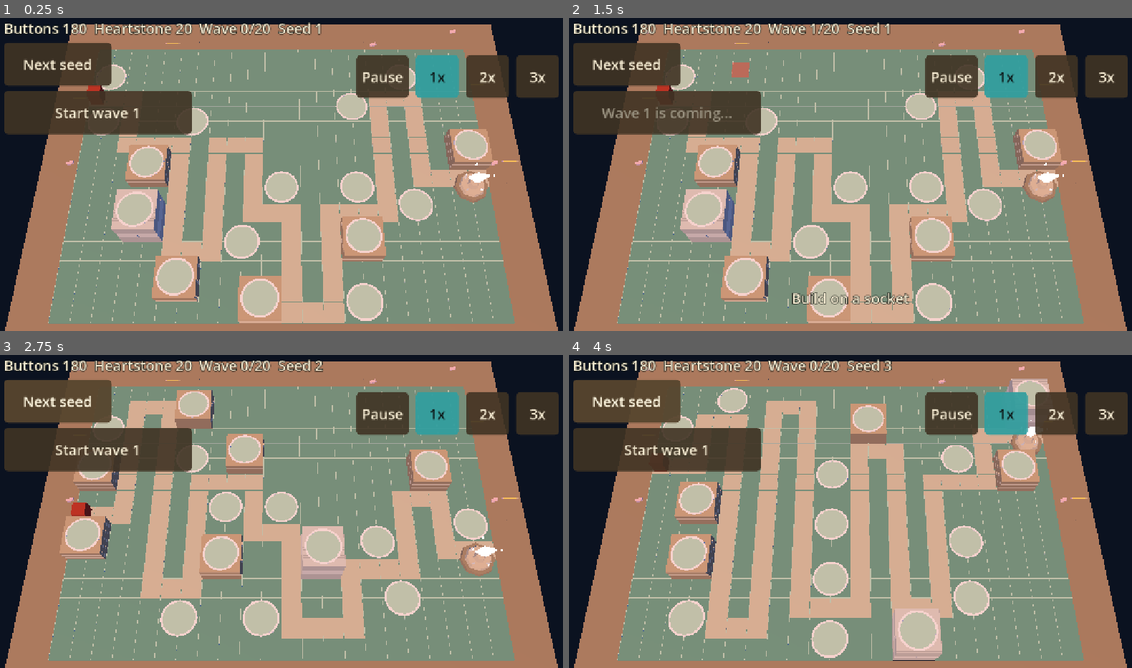
Above: before the commit, frames 1-4 (two rows, left to right).
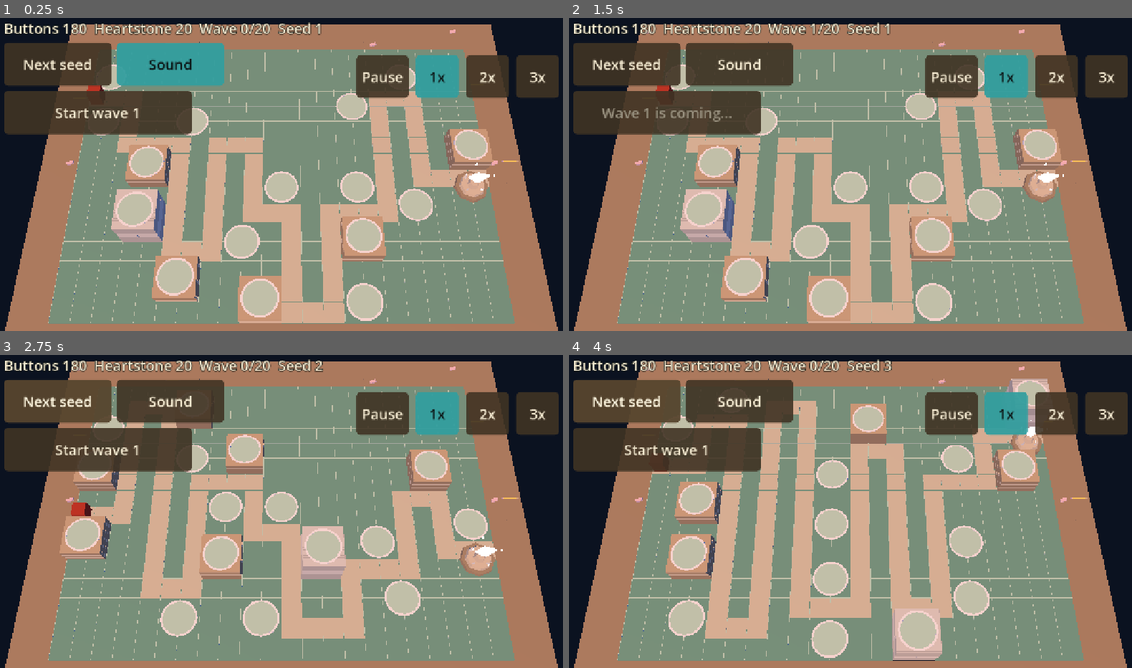
Above: after the commit, the same moments.

Repository: juanpalopez/psychic-bassoon
Game: Godot game, scene res://main.tscn
The game is run twice, just before and just after one commit, with the same random seed, the same clock (stepped at 60 frames per second) and the same inputs.
Inputs (mouse positions are in pixels of both pictures, inside the frame that each line leads up to):
- Up to frame 1 (0.25 s): no input
- Up to frame 2 (1.5 s): click (737, 64) at 0.5 s, where only the run after the commit has a clickable "Sound"; click "Start wave 1" at 1.25 s
- Up to frame 3 (2.75 s): click "Next seed" at 2 s
- Up to frame 4 (4 s): click "Start wave 1" at 2.75 s; click "Next seed" at 3.5 s

The runs differ from the first frame. In frame 1, 2.6% of the frame differs, in the area x 20-40%, y 8-22%; in frame 2, 3.0%, in the area x 20-61%, y 8-92%; in frame 3, 2.6%; in frame 4, 2.6%.

Commit message:
feat(render): play the owner's music and sound effects after the first tap
An audio adapter plays the planning, wave and boss tunes by game state and
a sound per event (tower fire per type, build, sell, kill, leak, rejection).
Nothing starts before the first press; a Sound button mutes. The wavs are
converted to ogg to stay in the download budget.

Closes #249

Co-Authored-By: Claude Sonnet 5.5 <noreply@anthropic.com>
Claude-Session: https://claude.ai/code/session_013kCD1gD2mF2bzJQYitQCV3

Diff:
--- a/godot/main.gd
+++ b/godot/main.gd
@@ -23,6 +23,7 @@
 var _gestures := Gestures.new()
 var _fingers := TouchFingers.new()
 var _speed := GameSpeed.new()
+var _audio := AudioPlayer.new()
 
 @onready var _board: Board = $Board
 @onready var _rig: CameraRig = $CameraRig
@@ -41,11 +42,14 @@
 @onready var _panel: TowerPanel = $Hud/TowerPanel
 @onready var _ring: RangeRing = $RangeRing
 @onready var _next_seed: Button = $Hud/NextSeed
+@onready var _sound: Button = $Hud/Sound
 
 
 func _ready() -> void:
 	var from_url: Variant = _seed_from_url()
 	_start(from_url if from_url is int else _board.map_seed)
+	add_child(_audio)
+	_sound.toggled.connect(func(on: bool) -> void: _audio.set_muted(not on))
 	_next_seed.pressed.connect(func() -> void: _start(_game.seed + 1))
 	_menu.tower_chosen.connect(_on_tower_chosen)
 	_speed_bar.speed_chosen.connect(_on_speed_chosen)
@@ -73,6 +77,7 @@
 	if ticks_speed > 0:
 		_shots.update(delta)
 	_shots.show_beams(_game, _board.surface_height)
+	_audio.set_music(SoundMap.music_for(_game))
 	_update_launch_button()
 	_menu.set_buttons(_game.buttons)
 	_refresh_panel()
@@ -129,6 +134,12 @@
 ## acts on a pointer it saw go down), so letting go over the menu cannot leave a
 ## finger stuck in the tracker.
 func _input(event: InputEvent) -> void:
+	# the first press of any kind (board or button) lets audio start: browsers block it before
+	if (
+		(event is InputEventMouseButton and (event as InputEventMouseButton).pressed)
+		or (event is InputEventScreenTouch and (event as InputEventScreenTouch).pressed)
+	):
+		_audio.unlock()
 	if event is InputEventMouseButton:
 		var button := event as InputEventMouseButton
 		if button.button_index == MOUSE_BUTTON_LEFT and not button.pressed:
@@ -289,6 +300,7 @@
 ## Reads what the tick reported: a refused command becomes a short message.
 func _after_tick(game: GameState) -> void:
 	for event in game.events:
+		_audio.play_sfx(SoundMap.sfx_for(event, game))
 		if event.kind == GameEvent.Kind.COMMAND_REJECTED:
 			_show_message(RejectText.of(event.reason))
 		elif event.kind == GameEvent.Kind.TOWER_FIRED:
--- a/godot/main.tscn
+++ b/godot/main.tscn
@@ -68,6 +68,17 @@
 offset_right = 260.0
 offset_bottom = 172.0
 text = "Next seed"
+
+[node name="Sound" type="Button" parent="Hud"]
+theme = ExtResource("10_theme")
+custom_minimum_size = Vector2(240, 96)
+offset_left = 272.0
+offset_top = 76.0
+offset_right = 512.0
+offset_bottom = 172.0
+toggle_mode = true
+button_pressed = true
+text = "Sound"
 
 [node name="LaunchWave" type="Button" parent="Hud"]
 theme = ExtResource("10_theme")
--- /dev/null
+++ b/godot/render/audio_player.gd
@@ -0,0 +1,101 @@
+## Plays the music and sound effects it is told to. Browsers block audio before the
+## first tap, so nothing starts until `unlock` (called on the first press); music asked
+## for before that starts then. It never reads the game; the scene feeds it.
+class_name AudioPlayer
+extends Node
+
+const DIRECTORY := "res://assets/audio/"
+const SFX_VOICES := 8
+## The same effect inside this many milliseconds plays once (a crowd of kills is one snap).
+const SFX_MIN_GAP_MSEC := 60
+const MUSIC_VOLUME_DB := -8.0
+
+var _unlocked := false
+var _muted := false
+var _music_key := ""
+var _sfx_count := 0
+var _music: AudioStreamPlayer
+var _voices: Array[AudioStreamPlayer] = []
+var _next_voice := 0
+var _last_msec := {}
+
+
+func _ready() -> void:
+	_music = AudioStreamPlayer.new()
+	_music.volume_db = MUSIC_VOLUME_DB
+	add_child(_music)
+	for i in SFX_VOICES:
+		var voice := AudioStreamPlayer.new()
+		add_child(voice)
+		_voices.append(voice)
+
+
+func unlock() -> void:
+	if _unlocked:
+		return
+	_unlocked = true
+	_apply_music()
+
+
+func is_unlocked() -> bool:
+	return _unlocked
+
+
+func set_muted(value: bool) -> void:
+	_muted = value
+	if _music != null:
+		_music.stream_paused = value
+
+
+func is_muted() -> bool:
+	return _muted
+
+
+## How many effects started (the throttled and muted ones do not count).
+func sfx_played() -> int:
+	return _sfx_count
+
+
+## The music key playing now, or "" before the first tap.
+func playing_music() -> String:
+	return _music_key if _unlocked else ""
+
+
+func set_music(key: String) -> void:
+	if key == _music_key:
+		return
+	_music_key = key
+	_apply_music()
+
+
+func play_sfx(key: String) -> void:
+	if not _unlocked or _muted or key == "":
+		return
+	var now := Time.get_ticks_msec()
+	if _last_msec.has(key) and now - int(_last_msec[key]) < SFX_MIN_GAP_MSEC:
+		return
+	_last_msec[key] = now
+	var stream := _load("sfx/sfx_" + key)
+	if stream == null:
+		return
+	_sfx_count += 1
+	var voice := _voices[_next_voice]
+	_next_voice = (_next_voice + 1) % _voices.size()
+	voice.stream = stream
+	voice.play()
+
+
+func _apply_music() -> void:
+	if not _unlocked or _music_key == "":
+		return
+	var stream := _load("music/music_" + _music_key)
+	if stream is AudioStreamOggVorbis:
+		(stream as AudioStreamOggVorbis).loop = true
+	_music.stream = stream
+	_music.stream_paused = _muted
+	if stream != null:
+		_music.play()
+
+
+func _load(name: String) -> AudioStream:
+	return load(DIRECTORY + name + ".ogg") as AudioStream
--- /dev/null
+++ b/godot/render/sound_map.gd
@@ -0,0 +1,58 @@
+## Which sound a game event or the game's state calls for. Pure mapping: it reads, it
+## never plays.
+class_name SoundMap
+extends RefCounted
+
+const WAVES := preload("res://content/waves.gd")
+## Sound effect keys (`assets/audio/sfx/sfx_<key>.ogg`).
+const SFX_KEYS: Array[String] = [
+	"scissor_snap",
+	"twang_spool_guard",
+	"twang_thimble_mortar",
+	"glass_chime_prism",
+	"stamp_ui_confirm",
+	"paper_tear",
+	"paper_tear_short",
+	"metal_snap",
+	"cardstock_fold",
+	"thimble_clink",
+	"stamp_thud_boss_step",
+]
+## Music keys (`assets/audio/music/music_<name>.ogg`).
+const MUSIC_FILES: Array[String] = ["tier1_planning", "tier2_wave", "tier3_boss"]
+const FIRE_SOUNDS := {
+	"spoolGuard": "twang_spool_guard",
+	"thimbleMortar": "twang_thimble_mortar",
+	"prismSpire": "glass_chime_prism",
+}
+const EVENT_SOUNDS := {
+	GameEvent.Kind.TOWER_BUILT: "stamp_ui_confirm",
+	GameEvent.Kind.TOWER_UPGRADED: "stamp_ui_confirm",
+	GameEvent.Kind.TOWER_SOLD: "paper_tear",
+	GameEvent.Kind.COMMAND_REJECTED: "metal_snap",
+	GameEvent.Kind.WAVE_LAUNCHED: "cardstock_fold",
+	GameEvent.Kind.FOE_KILLED: "scissor_snap",
+	GameEvent.Kind.FOE_LEAKED: "paper_tear_short",
+	GameEvent.Kind.GUARD_FELL: "thimble_clink",
+}
+const BOSS_FOE := "cardboardGolem"
+
+
+## The sound key of an event, or "" when it is silent.
+static func sfx_for(event: GameEvent, game: GameState) -> String:
+	if event.kind == GameEvent.Kind.TOWER_FIRED:
+		for tower in game.towers:
+			if tower.id == event.tower_id:
+				return FIRE_SOUNDS.get(tower.type, "")
+		return ""
+	if event.kind == GameEvent.Kind.FOE_SPAWNED:
+		return "stamp_thud_boss_step" if event.foe_type == BOSS_FOE else ""
+	return EVENT_SOUNDS.get(event.kind, "")
+
+
+## The music key for the game's state: the boss tune on a boss wave while it runs, the wave
+## tune while a wave runs, and the planning tune otherwise.
+static func music_for(game: GameState) -> String:
+	if game.running and not game.over and not game.won:
+		return "tier3_boss" if game.wave % WAVES.BOSS_EVERY == 0 else "tier2_wave"
+	return "tier1_planning"
--- /dev/null
+++ b/godot/tests/render/test_audio_player.gd
@@ -0,0 +1,57 @@
+## The audio adapter starts nothing before the first tap, and then plays what it is told.
+extends GutTest
+
+
+func _player() -> AudioPlayer:
+	var player := AudioPlayer.new()
+	add_child_autofree(player)
+	return player
+
+
+func test_nothing_plays_before_the_first_tap() -> void:
+	var player := _player()
+	player.play_sfx("scissor_snap")
+	player.set_music("tier2_wave")
+	assert_false(player.is_unlocked())
+	assert_eq(player.sfx_played(), 0)
+	assert_eq(player.playing_music(), "")
+
+
+func test_music_asked_for_before_the_tap_starts_after_it() -> void:
+	var player := _player()
+	player.set_music("tier2_wave")
+	player.unlock()
+	assert_true(player.is_unlocked())
+	assert_eq(player.playing_music(), "tier2_wave")
+
+
+func test_after_the_tap_a_sound_plays_and_music_switches() -> void:
+	var player := _player()
+	player.unlock()
+	player.play_sfx("scissor_snap")
+	assert_eq(player.sfx_played(), 1)
+	player.set_music("tier1_planning")
+	player.set_music("tier3_boss")
+	assert_eq(player.playing_music(), "tier3_boss")
+
+
+func test_the_same_sound_in_the_same_instant_plays_once() -> void:
+	var player := _player()
+	player.unlock()
+	for i in 20:
+		player.play_sfx("scissor_snap")
+	assert_eq(player.sfx_played(), 1, "a crowd of kills in one tick is one snap")
+	player.play_sfx("metal_snap")
+	assert_eq(player.sfx_played(), 2)
+
+
+func test_muting_silences_sounds_and_music() -> void:
+	var player := _player()
+	player.unlock()
+	player.set_music("tier2_wave")
+	player.set_muted(true)
+	player.play_sfx("metal_snap")
+	assert_eq(player.sfx_played(), 0)
+	assert_true(player.is_muted())
+	player.set_muted(false)
+	assert_eq(player.playing_music(), "tier2_wave", "the music comes back")
--- /dev/null
+++ b/godot/tests/render/test_sound_map.gd
@@ -0,0 +1,101 @@
+## Which sound a game event or state calls for. Pure mapping, no playback.
+extends GutTest
+
+const WAVES := preload("res://content/waves.gd")
+
+
+func _game_with_tower(type: String) -> GameState:
+	var game := Game.create(42)
+	var tower := Tower.new()
+	tower.id = 7
+	tower.type = type
+	game.towers.append(tower)
+	return game
+
+
+func _fired(tower_id: int) -> GameEvent:
+	var event := GameEvent.of(GameEvent.Kind.TOWER_FIRED)
+	event.tower_id = tower_id
+	return event
+
+
+func test_each_tower_type_fires_its_own_sound() -> void:
+	assert_eq(SoundMap.sfx_for(_fired(7), _game_with_tower("spoolGuard")), "twang_spool_guard")
+	assert_eq(
+		SoundMap.sfx_for(_fired(7), _game_with_tower("thimbleMortar")), "twang_thimble_mortar"
+	)
+	assert_eq(SoundMap.sfx_for(_fired(7), _game_with_tower("prismSpire")), "glass_chime_prism")
+
+
+func test_a_shot_from_a_tower_that_is_gone_is_silent() -> void:
+	assert_eq(SoundMap.sfx_for(_fired(99), _game_with_tower("spoolGuard")), "")
+
+
+func test_building_upgrading_selling_and_refusing_have_sounds() -> void:
+	var game := Game.create(42)
+	var expected := {
+		GameEvent.Kind.TOWER_BUILT: "stamp_ui_confirm",
+		GameEvent.Kind.TOWER_UPGRADED: "stamp_ui_confirm",
+		GameEvent.Kind.TOWER_SOLD: "paper_tear",
+		GameEvent.Kind.COMMAND_REJECTED: "metal_snap",
+		GameEvent.Kind.WAVE_LAUNCHED: "cardstock_fold",
+		GameEvent.Kind.FOE_KILLED: "scissor_snap",
+		GameEvent.Kind.FOE_LEAKED: "paper_tear_short",
+		GameEvent.Kind.GUARD_FELL: "thimble_clink",
+	}
+	for kind in expected:
+		assert_eq(SoundMap.sfx_for(GameEvent.of(kind), game), expected[kind], str(kind))
+
+
+func test_the_golem_walking_in_is_a_boss_step_and_other_foes_are_silent() -> void:
+	var game := Game.create(42)
+	var golem := GameEvent.of(GameEvent.Kind.FOE_SPAWNED)
+	golem.foe_type = "cardboardGolem"
+	assert_eq(SoundMap.sfx_for(golem, game), "stamp_thud_boss_step")
+	var goblin := GameEvent.of(GameEvent.Kind.FOE_SPAWNED)
+	goblin.foe_type = "scrapGoblin"
+	assert_eq(SoundMap.sfx_for(goblin, game), "")
+
+
+func test_events_without_a_sound_are_silent() -> void:
+	var game := Game.create(42)
+	for kind in [
+		GameEvent.Kind.FOE_ENGAGED, GameEvent.Kind.GUARD_RAISED, GameEvent.Kind.WAVE_CLEARED
+	]:
+		assert_eq(SoundMap.sfx_for(GameEvent.of(kind), game), "", str(kind))
+
+
+func test_music_follows_the_state() -> void:
+	var game := Game.create(42)
+	assert_eq(SoundMap.music_for(game), "tier1_planning", "before the first wave")
+	game.running = true
+	game.wave = 3
+	assert_eq(SoundMap.music_for(game), "tier2_wave")
+	game.wave = WAVES.BOSS_EVERY
+	assert_eq(SoundMap.music_for(game), "tier3_boss")
+	game.running = false
+	assert_eq(SoundMap.music_for(game), "tier1_planning", "between waves")
+	game.running = true
+	game.over = true
+	assert_eq(SoundMap.music_for(game), "tier1_planning", "after the game")
+
+
+func test_every_named_sound_has_a_file() -> void:
+	var names: Array[String] = []
+	for name in SoundMap.SFX_KEYS:
+		names.append("sfx/sfx_" + name)
+	for name in SoundMap.MUSIC_FILES:
+		names.append("music/music_" + name)
+	for name in names:
+		assert_true(ResourceLoader.exists("res://assets/audio/" + name + ".ogg"), name)
+
+
+func test_every_sound_the_map_can_return_is_a_known_key() -> void:
+	var game := _game_with_tower("spoolGuard")
+	var returned: Array[String] = []
+	returned.append_array(SoundMap.FIRE_SOUNDS.values())
+	returned.append_array(SoundMap.EVENT_SOUNDS.values())
+	returned.append("stamp_thud_boss_step")
+	for key in returned:
+		assert_true(key in SoundMap.SFX_KEYS, key)
+	assert_eq(game.towers.size(), 1)
--- /dev/null
+++ b/godot/tests/test_audio_flow.gd
@@ -0,0 +1,58 @@
+## Audio in the main scene: silent until the first press, then music follows the game.
+extends GutTest
+
+const MAIN_SCENE := preload("res://main.tscn")
+
+
+func _main() -> Node:
+	var main := MAIN_SCENE.instantiate()
+	add_child_autofree(main)
+	return main
+
+
+func _audio(main: Node) -> AudioPlayer:
+	for child in main.get_children():
+		if child is AudioPlayer:
+			return child
+	return null
+
+
+func _press() -> InputEventMouseButton:
+	var press := InputEventMouseButton.new()
+	press.button_index = MOUSE_BUTTON_LEFT
+	press.pressed = true
+	return press
+
+
+func test_audio_is_locked_until_the_first_press() -> void:
+	var main := _main()
+	var audio := _audio(main)
+	assert_not_null(audio)
+	assert_false(audio.is_unlocked())
+	main._input(_press())
+	assert_true(audio.is_unlocked())
+
+
+func test_a_release_does_not_unlock_audio() -> void:
+	var main := _main()
+	var release := _press()
+	release.pressed = false
+	main._input(release)
+	assert_false(_audio(main).is_unlocked())
+
+
+func test_the_planning_music_is_asked_for_at_the_start() -> void:
+	var main := _main()
+	main._process(0.016)
+	main._input(_press())
+	assert_eq(_audio(main).playing_music(), "tier1_planning")
+
+
+func test_the_sound_button_mutes_and_unmutes() -> void:
+	var main := _main()
+	var button := main.get_node("Hud/Sound") as Button
+	assert_true(button.button_pressed, "sound starts on")
+	button.button_pressed = false
+	assert_true(_audio(main).is_muted())
+	button.button_pressed = true
+	assert_false(_audio(main).is_muted())
Not shown, added: godot/assets/audio/music/music_tier1_planning.ogg.import
Not shown, added: godot/assets/audio/music/music_tier2_wave.ogg.import
Not shown, added: godot/assets/audio/music/music_tier3_boss.ogg.import
Not shown, added: godot/assets/audio/sfx/sfx_cardstock_fold.ogg.import
Not shown, added: godot/assets/audio/sfx/sfx_glass_chime_prism.ogg.import
Not shown, added: godot/assets/audio/sfx/sfx_glass_chime_spell.ogg.import
Not shown, added: godot/assets/audio/sfx/sfx_metal_snap.ogg.import
Not shown, added: godot/assets/audio/sfx/sfx_paper_tear.ogg.import
Not shown, added: godot/assets/audio/sfx/sfx_paper_tear_short.ogg.import
Not shown, added: godot/assets/audio/sfx/sfx_scissor_snap.ogg.import
Not shown, added: godot/assets/audio/sfx/sfx_stamp_thud_boss_step.ogg.import
Not shown, added: godot/assets/audio/sfx/sfx_stamp_ui_confirm.ogg.import
(and 24 more such lines)
